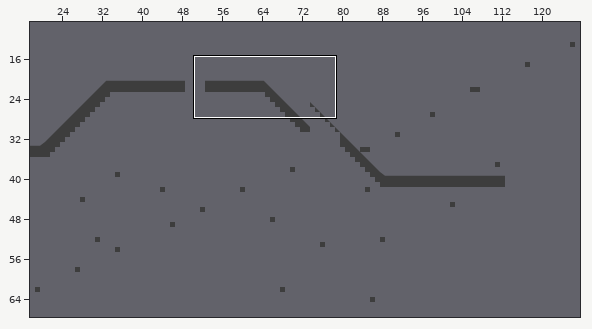
Level history. Tiled map: assets/Maps/DevMap.tmx. Above: a wide view before the commit, with the close-up outlined.
Close-up. Before the edit:
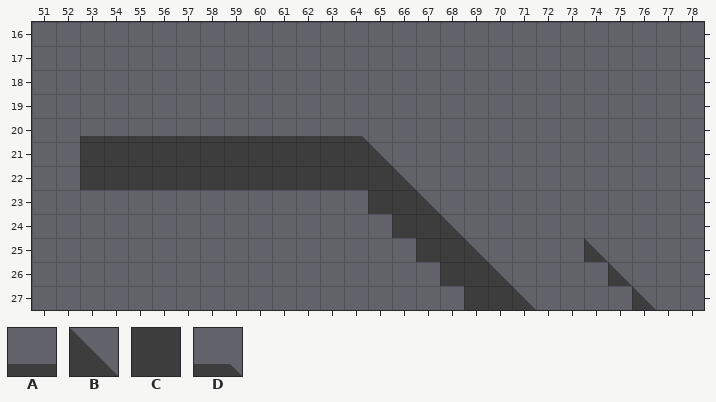
Cells are 128x128 px. Shown: x 51..78, y 16..27. The commit also changed other parts of the map, which this record leaves out.
Key: from "DevTiles": A 0, B 2, C 3, D 7.
_ is an empty cell.
Layer "Tracks" before, first column x 51:
16 ____________________________
17 ____________________________
18 ____________________________
19 ____________________________
20 __AAAAAAAAAAAD______________
21 __CCCCCCCCCCCCB_____________
22 __CCCCCCCCCCCCCB____________
23 ______________CCB___________
24 _______________CCB__________
25 ________________CCB____B____
26 _________________CCB____B___
27 __________________CCB____B__
The same view after the edit:
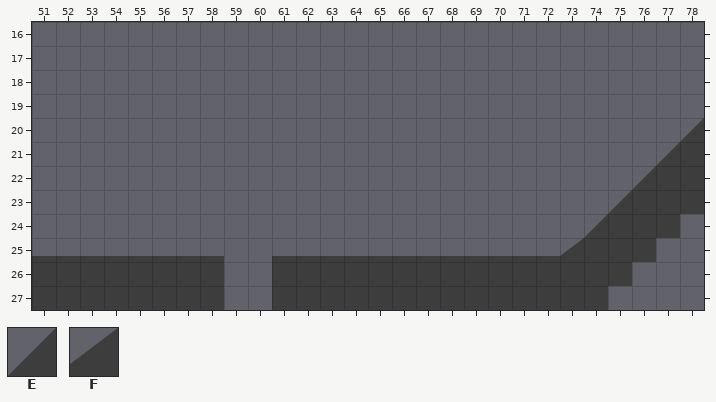
Further tiles: from "DevTiles": E 1, F 4.
Edits made:
Changed rows in their new state; . is an unchanged cell.
Layer "Tracks":
first column x 51:
20 ..____________.............E
21 .._____________...........EC
22 ..______________.........ECC
23 ..............___.......ECCC
24 ...............___.....ECCC.
25 AAAAAAAA..AAAAAAAAAAAAFCCC..
26 CCCCCCCC..CCCCCCC..CCCCCC...
27 CCCCCCCC..CCCCCCCC..CCCC._..
